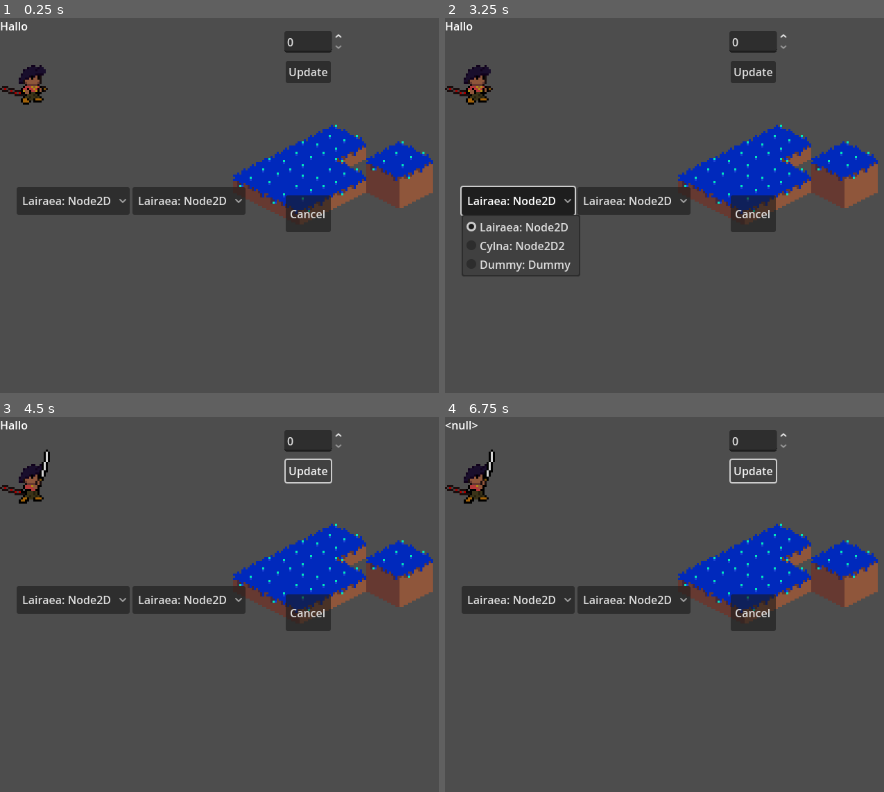
Above: before the commit, frames 1-4 (two rows, left to right).
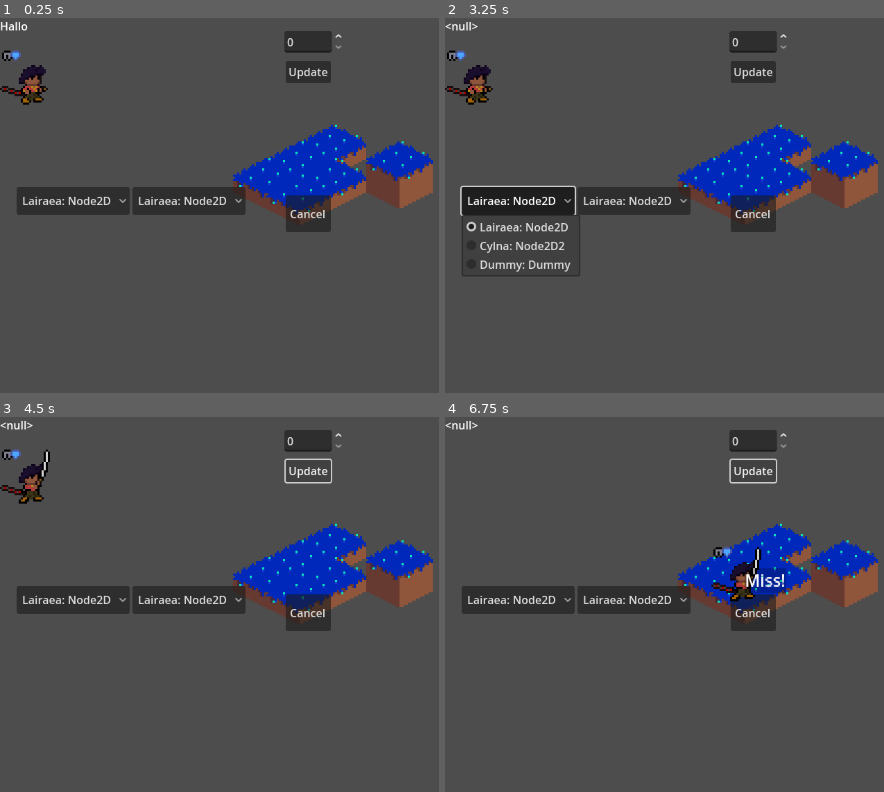
Above: after the commit, the same moments.

Repository: Puffe14/godot-breaker-srpg
Game: Godot game, scene res://main_menu.tscn
Two runs of this game, one before a commit and one after it. Both use one fixed random seed, a clock stepped at 60 frames per second and the inputs below. The project has no main scene, so this scene is started directly.
Inputs:
- Up to frame 1 (0.25 s): no input
- Up to frame 2 (3.25 s): click "Lairaea: Node2D" at 0.5 s; click "Lairaea: Node2D" at 1.25 s; click "Update" at 2 s; click "Lairaea: Node2D" at 2.75 s
- Up to frame 3 (4.5 s): click "Lairaea: Node2D" at 3.5 s; click "Update" at 4.25 s
- Up to frame 4 (6.75 s): click "Lairaea: Node2D" at 5 s; click "Lairaea: Node2D" at 5.75 s; click "Update" at 6.5 s

The runs differ from the first frame. In frame 1, 0.1% of the frame differs, in the area x 0-5%, y 8-12%; in frame 2, 0.2%; in frame 3, 0.2%; in frame 4, 1.8%, in the area x 0-78%, y 8-50%.

Commit message:
Ai almost working

Diff:
--- a/group_set.gd
+++ /dev/null
@@ -1,4 +0,0 @@
-class_name GroupSet extends Resource
-
-@export var enemies: Array[Group] = []
-@export var allies: Array[Group] = []
--- /dev/null
+++ b/nodes/status_icon.tscn
@@ -0,0 +1,9 @@
+[gd_scene load_steps=3 format=3 uid="uid://burbvc1ohhmsh"]
+
+[ext_resource type="Texture2D" uid="uid://c0jav8iv8bfmk" path="res://resources/images/status/armor legs.png" id="1_q46r8"]
+[ext_resource type="Script" uid="uid://b7qvlrl35isxo" path="res://scripts/ui/status_icon.gd" id="2_jqbr0"]
+
+[node name="TextureRect" type="TextureRect"]
+texture = ExtResource("1_q46r8")
+stretch_mode = 2
+script = ExtResource("2_jqbr0")
--- a/nodes/unit_node.tscn
+++ b/nodes/unit_node.tscn
@@ -1,14 +1,42 @@
-[gd_scene load_steps=3 format=3 uid="uid://bssumlqsjyewn"]
+[gd_scene load_steps=7 format=3 uid="uid://bssumlqsjyewn"]
 
 [ext_resource type="Script" uid="uid://bcn8tp67l360l" path="res://scripts/ui/unit_node.gd" id="1_xinmc"]
 [ext_resource type="Texture2D" uid="uid://bbncbtpmocpjy" path="res://resources/images/units/lairaea_idle.png" id="2_gax0m"]
+[ext_resource type="Script" uid="uid://dv60de3x0max6" path="res://scripts/ui/status_icon_display.gd" id="3_6kcvq"]
+[ext_resource type="Shader" uid="uid://dl7mist6pfwy2" path="res://resources/shaders/gray.gdshader" id="3_c38aa"]
+[ext_resource type="PackedScene" uid="uid://burbvc1ohhmsh" path="res://nodes/status_icon.tscn" id="4_76tq2"]
+
+[sub_resource type="ShaderMaterial" id="ShaderMaterial_ax037"]
 
 [node name="Node2D" type="Node2D" groups=["unit"]]
 scale = Vector2(3, 3)
 script = ExtResource("1_xinmc")
+shader = ExtResource("3_c38aa")
 
 [node name="Sprite2D" type="Sprite2D" parent="."]
 texture = ExtResource("2_gax0m")
 
 [node name="AnimatedSprite2D" type="AnimatedSprite2D" parent="."]
+material = SubResource("ShaderMaterial_ax037")
 animation = &""
+
+[node name="Control" type="Control" parent="." node_paths=PackedStringArray("vbox")]
+layout_mode = 3
+anchors_preset = 0
+offset_left = -15.333335
+offset_top = -4.333333
+offset_right = 24.666664
+offset_bottom = 35.666668
+script = ExtResource("3_6kcvq")
+vbox = NodePath("VBoxContainer")
+
+[node name="VBoxContainer" type="VBoxContainer" parent="Control"]
+layout_mode = 0
+offset_left = -0.33333206
+offset_top = -6.0
+offset_right = 39.666668
+offset_bottom = 34.0
+theme_override_constants/separation = 1
+
+[node name="TextureRect" parent="Control/VBoxContainer" instance=ExtResource("4_76tq2")]
+layout_mode = 2
--- a/resources/data/masp/test_map_field.tres
+++ b/resources/data/masp/test_map_field.tres
@@ -1,10 +1,9 @@
-[gd_resource type="Resource" script_class="FieldMap" load_steps=12 format=3 uid="uid://ck2g62guljqbd"]
+[gd_resource type="Resource" script_class="FieldMap" load_steps=11 format=3 uid="uid://ck2g62guljqbd"]
 
 [ext_resource type="Script" uid="uid://puvu5m1h8ffy" path="res://scripts/components/maps/field_map.gd" id="1_6a2bk"]
 [ext_resource type="Script" uid="uid://crqgat2qr076t" path="res://scripts/components/units/group.gd" id="1_ny7gg"]
 [ext_resource type="Script" uid="uid://cdouyaimvdgrx" path="res://scripts/components/maps/event.gd" id="2_vd0kk"]
 [ext_resource type="Resource" uid="uid://bwesf2unxmke3" path="res://resources/data/test_group_e.tres" id="3_k0t0v"]
-[ext_resource type="Resource" uid="uid://dpk3ugti86ktq" path="res://resources/data/test_group_set.tres" id="5_pu50u"]
 [ext_resource type="Resource" uid="uid://djh5vm7oim1mr" path="res://resources/data/test_grid.tres" id="6_k0t0v"]
 [ext_resource type="Script" uid="uid://0slpdtksthq2" path="res://scripts/components/units/units.gd" id="9_vcrps"]
 [ext_resource type="Script" uid="uid://cjlqy5rlp8ji7" path="res://scripts/components/maps/condition.gd" id="10_u2i03"]
@@ -24,8 +23,7 @@
 [resource]
 script = ExtResource("1_6a2bk")
 grid = ExtResource("6_k0t0v")
-group_set = ExtResource("5_pu50u")
-enemies = [ExtResource("3_k0t0v")]
+enemies = Array[ExtResource("1_ny7gg")]([ExtResource("3_k0t0v")])
 clearCondition = SubResource("Resource_k0t0v")
 loseConditions = Array[ExtResource("10_u2i03")]([SubResource("Resource_ghn50"), SubResource("Resource_0r4a4")])
 deployment = Array[Vector2i]([Vector2i(0, 0)])
--- a/resources/data/test_group_e.tres
+++ b/resources/data/test_group_e.tres
@@ -1,12 +1,11 @@
-[gd_resource type="Resource" script_class="Group" load_steps=5 format=3 uid="uid://bwesf2unxmke3"]
+[gd_resource type="Resource" script_class="Group" load_steps=4 format=3 uid="uid://bwesf2unxmke3"]
 
 [ext_resource type="Script" uid="uid://0slpdtksthq2" path="res://scripts/components/units/units.gd" id="1_e4ke7"]
-[ext_resource type="Resource" uid="uid://bie562w7q05je" path="res://resources/data/units/test_unit_c.tres" id="2_ttwjb"]
-[ext_resource type="Resource" uid="uid://ddf228rj1u2qe" path="res://resources/data/units/dummy_unit.tres" id="3_sodgp"]
+[ext_resource type="Resource" uid="uid://dbvi4m2ryv53" path="res://resources/data/units/test_unit_l.tres" id="2_efjnn"]
 [ext_resource type="Script" uid="uid://crqgat2qr076t" path="res://scripts/components/units/group.gd" id="4_aoto7"]
 
 [resource]
 script = ExtResource("4_aoto7")
-members = Array[ExtResource("1_e4ke7")]([ExtResource("2_ttwjb"), ExtResource("3_sodgp")])
-side = 2
+members = Array[ExtResource("1_e4ke7")]([ExtResource("2_efjnn")])
+side = 1
 metadata/_custom_type_script = "uid://crqgat2qr076t"
--- a/resources/data/test_group_set.tres
+++ /dev/null
@@ -1,10 +0,0 @@
-[gd_resource type="Resource" script_class="GroupSet" load_steps=4 format=3 uid="uid://dpk3ugti86ktq"]
-
-[ext_resource type="Script" uid="uid://crqgat2qr076t" path="res://scripts/components/units/group.gd" id="1_w2aar"]
-[ext_resource type="Resource" uid="uid://bwesf2unxmke3" path="res://resources/data/test_group_e.tres" id="2_cvwqy"]
-[ext_resource type="Script" uid="uid://bofua0l7djqin" path="res://group_set.gd" id="3_vpfwe"]
-
-[resource]
-script = ExtResource("3_vpfwe")
-enemies = Array[ExtResource("1_w2aar")]([ExtResource("2_cvwqy")])
-metadata/_custom_type_script = "uid://bofua0l7djqin"
--- a/resources/data/units/test_unit_l.tres
+++ b/resources/data/units/test_unit_l.tres
@@ -19,4 +19,5 @@
 inventory = ExtResource("2_cjopm")
 temporaryStats = SubResource("Resource_mwni4")
 nearbyBonuses = SubResource("Resource_7kfx0")
+team = 1
 metadata/_custom_type_script = "uid://0slpdtksthq2"
--- /dev/null
+++ b/resources/shaders/gray.gdshader
@@ -0,0 +1,7 @@
+shader_type canvas_item;
+
+void fragment() {
+	vec4 color = texture(TEXTURE, UV);
+	float gray = color.r * 0.3 + color.g * 0.6 + color.b * 0.1;
+	COLOR = vec4(vec3(gray), color.a);
+}
--- a/scripts/components/action/action.gd
+++ b/scripts/components/action/action.gd
@@ -12,6 +12,7 @@
 # universal signals
 signal move(location: Tile, unit: Units, delay: float)
 signal animate(anim: String, unit: Units, delay: float)
+signal update(unit: Units, delay: float, dim: bool)
 signal stop
 
 # play out the effects of the given function
--- a/scripts/components/action/move.gd
+++ b/scripts/components/action/move.gd
@@ -11,4 +11,5 @@
 func play() -> Explain:
 	field_map.moveTo(unit, location)
 	move.emit(location, unit, 0)
+	update.emit(unit, 0, false)
 	return explain
--- a/scripts/components/action/wait.gd
+++ b/scripts/components/action/wait.gd
@@ -9,6 +9,7 @@
 	unit.endTurn()
 	animate.emit("default",unit,0,"Wait")
 	stop.emit()
+	print(unit," wait")
 	return explain
 
 func _to_string() -> String:
--- a/scripts/components/combat/combat.gd
+++ b/scripts/components/combat/combat.gd
@@ -21,6 +21,7 @@
 @export var hit_penalty_factor = 1
 @export var cost = 1
 @export var target_part: Constants.BodyPart = Constants.BodyPart.Head
+var body_part_text: String = ""
 
 # which methods should be called?
 enum Type {Attack, Heal, Treat, Break, Wound}
@@ -86,7 +87,7 @@
 	if select_attacks==-1: select_attacks = selectedAttacks()
 	if target_attacks==-1: target_attacks = targetedAttacks()
 	forecast = Forecast.new(selected, targeted, select_attacks, target_attacks, hit_penalty_factor)
-
+	body_part_text = Constants.body_part_to_text(target_part)
 
 func selectedStrikes():
 	if !selected.isArmed():
@@ -103,6 +104,7 @@
 
 
 func play() -> Explain:
+	print(selected, " ", type_dict.get(combat_type))
 	if !override_vantage and target_attacks > 0 and skill_diff < -Rules.vantageDiff:
 		targetedStrikes()
 	else:
@@ -120,6 +122,8 @@
 			else:
 				targetedStrikes()
 	stop.emit()
+	update.emit(selected, time_passed+1, true)
+	update.emit(targeted, time_passed+1, false)
 	selected.endTurn()
 	return Explain.new("")
 
@@ -164,10 +168,14 @@
 	var hitXcritY = forecast.predictHitCrit(attacker, defender)
 	var isHit: bool = roll100() < hitXcritY.x
 	attacker.inventory.equippedWeapon().spend(cost)
+	emit_signal("animate", "strike", attacker, time_passed)
 	if isHit:
 		defender.breakPiece(target_part)
 		print(defender.character.myName," breaks ", target_part,"!")
-	else: print("miss.")
+		emit_signal("animate", "hurt", defender, time_passed+0.5, body_part_text+" armor shattered")
+	else:
+		emit_signal("animate", "evade", defender, time_passed+0.5, "Miss!")
+		print("miss.")
 
 ## method for break attacks
 func wound(attacker: Units, defender: Units):
@@ -178,7 +186,10 @@
 	if isHit:
 		defender.takeWound(target_part)
 		print(defender.character.myName," wounds ", target_part,"!")
-	else: print("miss.")
+		emit_signal("animate", "hurt", defender, time_passed+0.5, body_part_text+" wounded")
+	else:
+		print("miss.")
+		emit_signal("animate", "evade", defender, time_passed+0.5, "Miss!")
 
 func on_animate_sent(_anim: String, _unit: Units, _delay: float, _msg: String = ""):
 	time_passed += 1
--- a/scripts/components/constants.gd
+++ b/scripts/components/constants.gd
@@ -2,5 +2,14 @@
 
 enum Status {Stunned}
 enum BodyPart {Head, Arms, Legs, Torso}
+static var body_part_dict = {
+	BodyPart.Head: "Head",
+	BodyPart.Arms: "Arms",
+	BodyPart.Legs: "Legs",
+	BodyPart.Torso: "Torso"
+}
 
 static var parts = [BodyPart.Head, BodyPart.Arms, BodyPart.Legs, BodyPart.Torso]
+
+static func body_part_to_text(part: BodyPart) -> String:
+	return body_part_dict[part]
--- a/scripts/components/game/game.gd
+++ b/scripts/components/game/game.gd
@@ -3,7 +3,7 @@
 # Map in question
 var currentMapNumber: int = 1
 @export var currentMap: FieldMap = null
-var midBattle: bool = false
+var midBattle: bool = true
 var changeMap: bool = false
 var currentTurn: int = 0
 # Who is doing what to whom?
@@ -133,7 +133,8 @@
 # all possible item uses for character
 		var uses = []
 		for c in unit.inventory.consumables():
-			uses.push_back(Use.new(unit,c)) # use action for each item
+			# use action for each item
+			uses.push_back(Use.new(unit,c))
 		total.append_array(combats)
 		heals.append_array(combats)
 		uses.append_array(combats)
@@ -152,7 +153,8 @@
 
 func nextMap():
 	# TODO
-	currentMapNumber+=1 # Advance to next map
+	# Advance to next map
+	currentMapNumber+=1
 	turnOf = Units.Team.Player
 	#currentMap = null #DataLibrary.maps.get(currentMapNumber.toString)
 
@@ -204,7 +206,7 @@
 			ai.play()
 
 	# if the turn of the current team is over: change to the next teams turn.
-	if groupsWithTurn.is_empty() or groupsWithTurn.all(func(n): return n.doneActing()) and queue.is_empty():
+	if groupsWithTurn.is_empty() or (groupsWithTurn.all(func(n): return n.doneActing())) or queue.is_empty():
 		refreshAll()
 		match(turnOf):
 			Units.Team.Player:
@@ -216,12 +218,16 @@
 				turnOf = Units.Team.Player
 		print("turn "+str(currentTurn)+", turn of "+str(turnOf))
 		deSelect()
+		# handle leader business
 		for group in groupsWithTurn: group.handleLeader()
-		for group in groupsWithTurn: group.reduceTemporary() # reduce temporary status effects
-		currentMap.giveBonuses(true) # hurt or heal tile effects and bonuses
+		# reduce temporary status effects
+		for group in groupsWithTurn: group.reduceTemporary()
+		# hurt or heal tile effects and bonuses
+		currentMap.giveBonuses(true)
 
 	# stun all non player groups if their leader dies
 	for group in currentMap.groups():
-		group.stunLeaderless()	# change maps if the battle is over
+		group.stunLeaderless()
+	# change maps if the battle is over
 	if !changeMap:
 		changeMap = isBattleOver()
--- a/scripts/components/maps/field_map.gd
+++ b/scripts/components/maps/field_map.gd
@@ -1,7 +1,6 @@
 class_name FieldMap extends Resource
 
 @export var grid: Grid = null
-@export var group_set: GroupSet = null
 @export var enemies: Array[Group] = []
 @export var allies: Array[Group] = []
 @export var player: Organisation
@@ -20,10 +19,6 @@
 		unit = _unit
 		tile = _tile
 		dist = _dist
-
-func set_group() -> void:
-	enemies = group_set.enemies
-	allies = group_set.allies
 
 func tickTurn():
 	turnNumber += 1
@@ -98,7 +93,7 @@
 ## all groups on field
 func groups() -> Array[Group]:
 	var groups_found = enemies.duplicate()
-	groups_found.append_array(allies)
+	groups_found.append_array(allies.duplicate())
 #	if player: groups_found.push_back(player.group)
 	return groups_found
 
--- a/scripts/components/units/group.gd
+++ b/scripts/components/units/group.gd
@@ -24,7 +24,8 @@
 
 ## true if all members are done
 func doneActing() -> bool:
-	return false #haveNotActed().is_empty()
+	var all_done = haveNotActed().is_empty()
+	return all_done
 
 func changeSide(newSide: Units.Team):
 	side = newSide
@@ -40,9 +41,18 @@
 		m.setLeader(leader)
 		m.unstun()
 
+func handleLeader():
+	if side == Units.Team.Player: return
+	# else set leader
+	setLeader()
+
 func higherLevel(a,b) -> bool:
 	return a.lvl() > b.lvl()
 
 func stunLeaderless():
 	for unit in living_members():
 		pass ##TODO
+
+func reduceTemporary():
+	for m in members:
+		m.reduceTemporary()
--- /dev/null
+++ b/scripts/components/units/status.gd
@@ -0,0 +1,5 @@
+class_name Status extends Resource
+
+@export var icon: ImageTexture = null
+@export var title: String = ""
+@export var description: String = ""
--- /dev/null
+++ b/scripts/ui/status_icon.gd
@@ -0,0 +1,6 @@
+class_name StatusIcon extends TextureRect
+
+func set_icons(status: Status) -> void:
+	texture = status.icon
+	## TODO with highlight things
+	pass
--- /dev/null
+++ b/scripts/ui/status_icon_display.gd
@@ -0,0 +1,11 @@
+extends Control
+
+@export var vbox: Container = null
+@export var icon_rect: PackedScene = null
+
+func set_icons(status_list: Array[Status]):
+	for child in vbox.get_children():
+		child.queue_free()
+	for status in status_list:
+		var new_icon = icon_rect.instantiate()
+		new_icon.set_icon(status)
--- a/scripts/ui/test_menu.gd
+++ b/scripts/ui/test_menu.gd
@@ -19,8 +19,10 @@
 		if current_action:# and !current_action.animate.is_connected(animate):
 			current_action.animate.connect(animate)
 			current_action.move.connect(move_to_tile)
+			current_action.update.connect(update_unit_node)
 		# now play
-		current_action.play()
+		if current_action:
+			current_action.play()
 
 
 func _ready() -> void:
@@ -28,9 +30,6 @@
 	#combat.animate.connect(animate)
 	#game.animate.connect(animate)
 	#game.move.connect(move_to_tile)
-
-# M: Topic selection opens tommorow
-# O: Oh fuck...
 
 func _on_test_timer_timeout_figth_select() -> void:
 	var a = $FightSelector.unitA()
@@ -70,6 +69,12 @@
 		if node:
 			node.show_move_sprite(true)
 
+func update_unit_node(unit: Units, delay: float, dim: bool):
+	for u in get_tree().get_nodes_in_group("unit"):
+		if u.unit == unit:
+			u.on_update(delay, dim)
+
+
 func animate(animation: String, unit: Units, delay: float, msg: String = ""):
 	for u in get_tree().get_nodes_in_group("unit"):
 		if u.unit == unit:
--- a/scripts/ui/unit_node.gd
+++ b/scripts/ui/unit_node.gd
@@ -3,12 +3,22 @@
 @export var unit: Units
 @export var texture: Texture2D
 @export var frames: SpriteFrames = null
+@export var shader: Shader = null
 @export var flip: bool = false
 var timer: Timer = Timer.new()
 var popup_text: PackedScene = preload("res://nodes/popup_text.tscn")
 
 func set_node(unit: Units):
 	pass
+
+func on_update(delay: float, _dim: bool = false) -> void:
+	# wait for delay
+	await get_tree().create_timer(delay).timeout
+	# dimming
+	if _dim and unit and unit.acted:
+		dim()
+	else:
+		undim()
 
 func _ready() -> void:
 	if frames:
@@ -41,3 +51,11 @@
 
 func strike():
 	$AnimatedSprite2D.play("strike")
+
+func dim():
+	if frames:
+		$AnimatedSprite2D.material.shader = load("res://resources/shaders/gray.gdshader")
+
+func undim():
+	if frames:
+		$AnimatedSprite2D.material.shader = null
Not shown, removed: group_set.gd.uid
Not shown, added: resources/shaders/gray.gdshader.uid
Not shown, added: scripts/components/units/status.gd.uid
Not shown, added: scripts/ui/status_icon.gd.uid
Not shown, added: scripts/ui/status_icon_display.gd.uid
